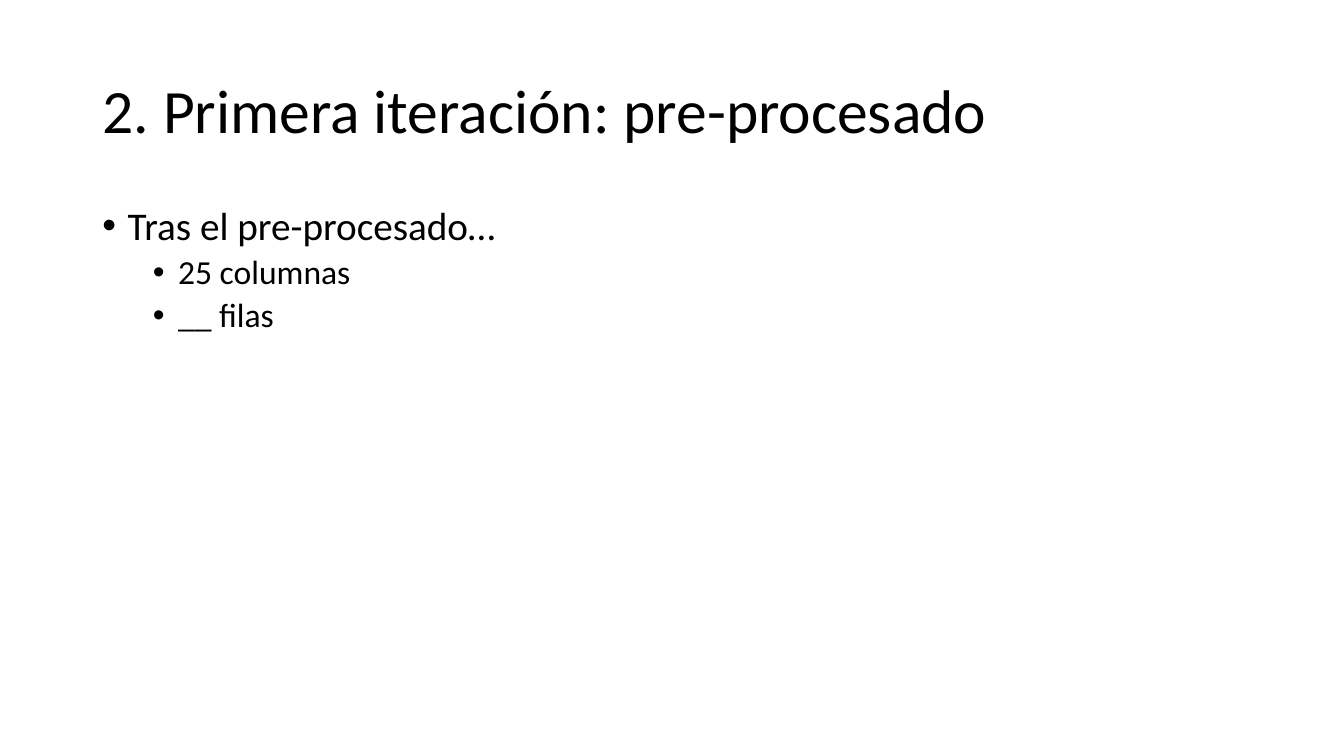
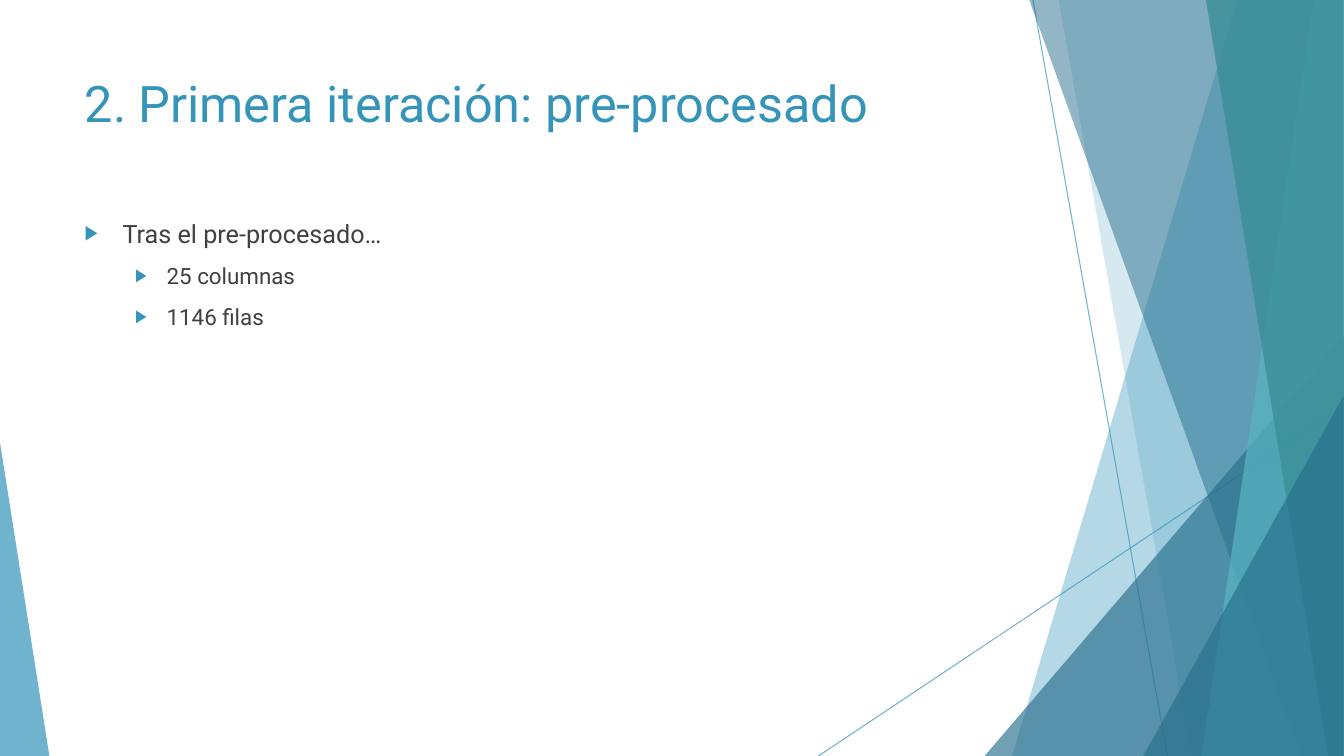
Before and after one commit to Geadalu/DataMiningHealth, a slide deck: slide 14 of Presentación DataMiningHealth.pptx (slide 13 before the commit). Drawn at 1344x756 pixels with LibreOffice and Linux fonts; fonts in the diff are those of the drawing. Boxes give left, top, right and bottom in pixels: in the first picture for what was removed or moved away, otherwise in the second. Text is boxed around its words. In the diff, an @@ line names an element or a change of style, - is before the commit and + after.

```diff
--- a/Presentación DataMiningHealth.pptx
+++ b/Presentación DataMiningHealth.pptx
@@ title "2. Primera iteración: pre-procesado": place and size @@
-title "2. Primera iteración: pre-procesado" at (102, 90, 987, 143)
+title "2. Primera iteración: pre-procesado" at (85, 84, 868, 133)
@@ title "2. Primera iteración: pre-procesado" at (85, 84, 868, 133): size 44 to 36 pt, font Calibri to Roboto, text colour #000000 to #3494BA; line spacing 0.9 to 1; vertical alignment middle to top @@
@@ text "Tras el pre-procesado…": place and size @@
-text "Tras el pre-procesado…" at (128, 212, 495, 328)
+text "Tras el pre-procesado…" at (123, 224, 381, 325)
@@ text at (123, 224, 381, 284): size 28 to 18 pt in "Tras el pre-procesado…"; font Calibri to Roboto, text colour #000000 to #404040 in "Tras el pre-procesado…", "25 columnas"; size 24 to 16 pt in "25 columnas"; bullet • to ▶; line spacing 0.9 to 1; more space between paragraphs @@
@@ text at (167, 308, 263, 325): text changed; size 24 to 16 pt; font Calibri to Roboto; text colour #000000 to #404040 @@
-  • __ filas
+  ▶ 1146 filas
@@ group added at (0, 0, 1344, 756): 5 freeform shapes, 3 triangles, 2 lines @@
```
Also in this commit, not shown: 14 other slides changed, 5 slides added, 2 other files.
